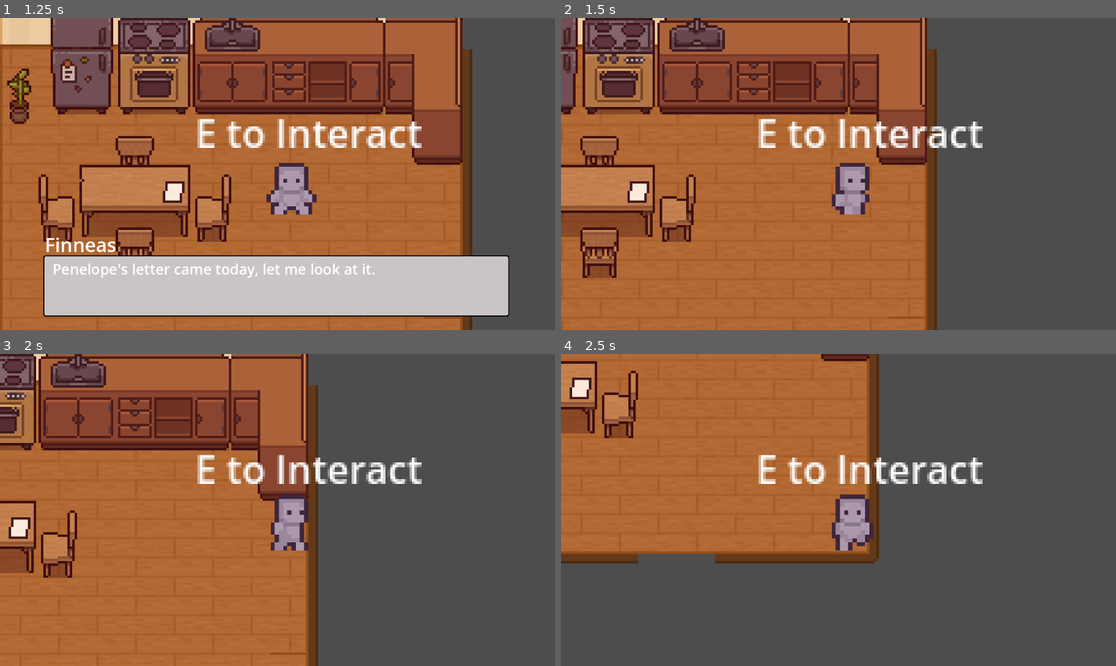
Above: before the commit, frames 1-4 (two rows, left to right).
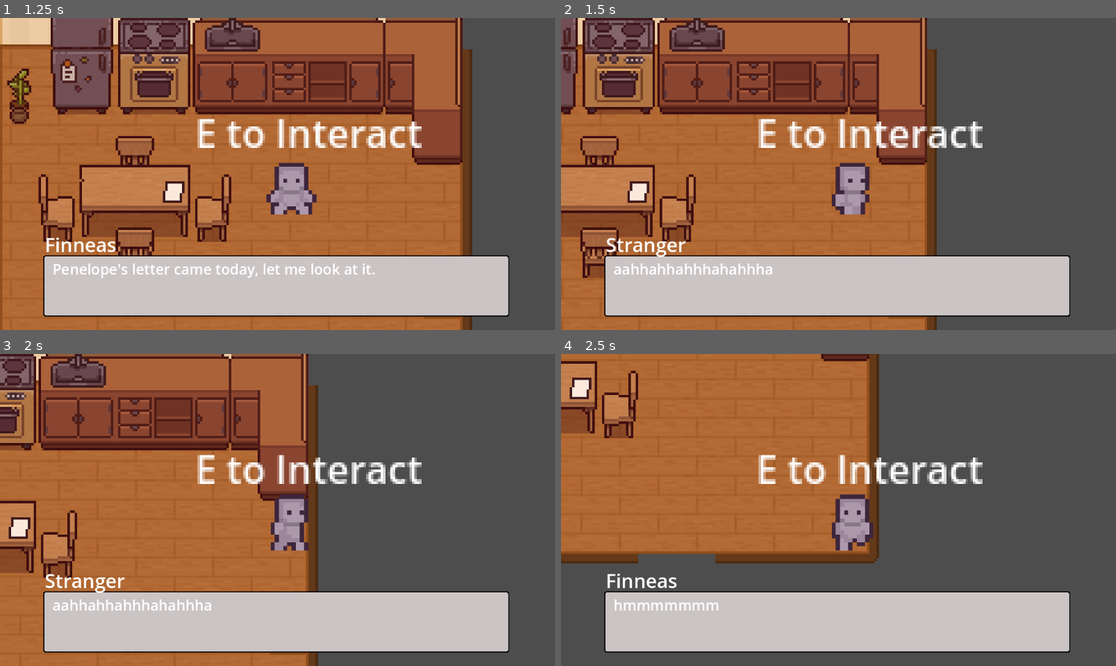
Above: after the commit, the same moments.

Repository: dddddakari/purgency
Game: Godot game, scene res://menus/start_screen.tscn
Two runs of this game, one before a commit and one after it. Both use one fixed random seed, a clock stepped at 60 frames per second and the inputs below.
Inputs (mouse positions are in pixels of both pictures, inside the frame that each line leads up to):
- Up to frame 1 (1.25 s): click (271, 120) at 0.5 s
- Up to frame 2 (1.5 s): tap Enter (ui_accept) at 1.25 s; hold Right (ui_right) from 1.28 s (still down); hold E (interact) from 1.28 s (still down)
- Up to frame 3 (2 s): keep holding Right (ui_right); keep holding E (interact); tap Enter (ui_accept) at 1.52, 1.55, 1.82 s
- Up to frame 4 (2.5 s): release Right (ui_right) at 2.03 s; release E (interact) at 2.03 s; hold Down (ui_down) from 2.03 s (still down); tap Enter (ui_accept) at 2.1, 2.27 s; tap E (interact) at 2.3 s

Frame 1 is identical in both runs. In frame 2, 17% of the frame differs, in the area x 7-92%, y 70-96%; in frame 3, 17%; in frame 4, 17%.

Commit message:
Dialogue Fixed and Set :3
Fixed the dialogue, redid some of the actual text and renamed RichTextLabel for easy json making.

Diff:
--- a/purgency-/dialoguesystem/Dialogue.tscn
+++ b/purgency-/dialoguesystem/Dialogue.tscn
@@ -17,7 +17,7 @@
 patch_margin_right = 4
 patch_margin_bottom = 4
 
-[node name="Name" type="RichTextLabel" parent="NinePatchRect"]
+[node name="name" type="RichTextLabel" parent="NinePatchRect"]
 layout_mode = 0
 offset_left = 3.0
 offset_top = -50.0
@@ -28,7 +28,7 @@
 fit_content = true
 scroll_active = false
 
-[node name="DialogueText" type="RichTextLabel" parent="NinePatchRect"]
+[node name="text" type="RichTextLabel" parent="NinePatchRect"]
 layout_mode = 0
 offset_left = 19.0
 offset_top = 7.0
--- a/purgency-/dialoguesystem/DialoguePlayer.gd
+++ b/purgency-/dialoguesystem/DialoguePlayer.gd
@@ -8,7 +8,6 @@
 
 func _ready():
 	$NinePatchRect.visible = false
-
 
 func start():
 	if d_active:
@@ -25,17 +24,30 @@
 func load_dialogue():
 	if not FileAccess.file_exists(d_file):
 		push_error("Dialogue file not found: " + d_file)
+		print("File not found:", d_file)
 		return []
 
 	var file = FileAccess.open(d_file, FileAccess.READ)
 	var content = file.get_as_text()
-	return JSON.parse_string(content)
+	print("File content:", content)  # DEBUG: show raw JSON
 
-func _input(event: InputEvent):
+	var data = JSON.parse_string(content)
+	if typeof(data) != TYPE_ARRAY:
+		push_error("Parsed data is not an array.")
+		print("Parsed result:", data)  # DEBUG
+		return []
+
+	print("Dialogue loaded successfully:", data.size(), "lines")
+	return data
+
+
+
+
+func _input(event):
 	if not d_active:
 		return
-	if event.is_action_pressed("ui_accept"):
-		next_script()
+	if event.is_action_pressed("interact"):
+			next_script()
 
 func next_script():
 	curr_dialogue_id +=1
@@ -45,9 +57,8 @@
 		$NinePatchRect.visible = false
 		return
 
-	$NinePatchRect/Name.text = dialogue[curr_dialogue_id]['name']
-	$NinePatchRect/DialogueText.text = dialogue[curr_dialogue_id]['text']
-
+	$NinePatchRect.get_node("name").text = dialogue[curr_dialogue_id].get("name", "Unknown")
+	$NinePatchRect.get_node("text").text = dialogue[curr_dialogue_id].get("text", "")
 
 func _on_Timer_timeout():
 	d_active = false
--- /dev/null
+++ b/purgency-/dialoguesystem/json/letter.json
@@ -0,0 +1,4 @@
+[
+	{"name": "Stranger", "text": "hey want some cheesecake later"},
+	{"name": "Finneas", "text": "how strange..."},
+]
--- a/purgency-/dialoguesystem/json/op_dialogue.json
+++ b/purgency-/dialoguesystem/json/op_dialogue.json
@@ -1,3 +1,5 @@
 [
 	{"name": "Finneas", "text": "Penelope's letter came today, let me look at it."},
+	{"name": "Stranger", "text": "aahhahhahhhahahhha"},
+	{"name": "Finneas", "text": "hmmmmmmm"},
 ]
--- a/purgency-/dialoguesystem/json/sample.json
+++ /dev/null
@@ -1,4 +0,0 @@
-[
-	{"name": "Strange Man", "text": "aahhahhahhhahahhha"},
-	{"name": "Finneas", "text": "hmmmmmmm"},
-]
--- a/purgency-/entities/items/letter/letter.gd
+++ b/purgency-/entities/items/letter/letter.gd
@@ -11,8 +11,14 @@
 
 func use_dialogue():
 	var dialogue = get_parent().get_node("Dialogue")
+	var dialogue_file_path = "res://dialoguesystem/json/letter.json"
 
 	if dialogue:
-		dialogue.start()
+		if FileAccess.file_exists(dialogue_file_path):
+			dialogue.d_file = dialogue_file_path
+			dialogue.start()
+			print("Letter dialogue started.")
+		else:
+			push_error("Dialogue file not found: " + dialogue_file_path)
 
-		print("letter picked up	")
+		print("letter picked up")
Not shown: 1 places in purgency-/dialoguesystem/Dialogue.tscn that only renumber resources
Not shown: 1 places in purgency-/dialoguesystem/DialogueBalloon.tscn that only renumber resources
